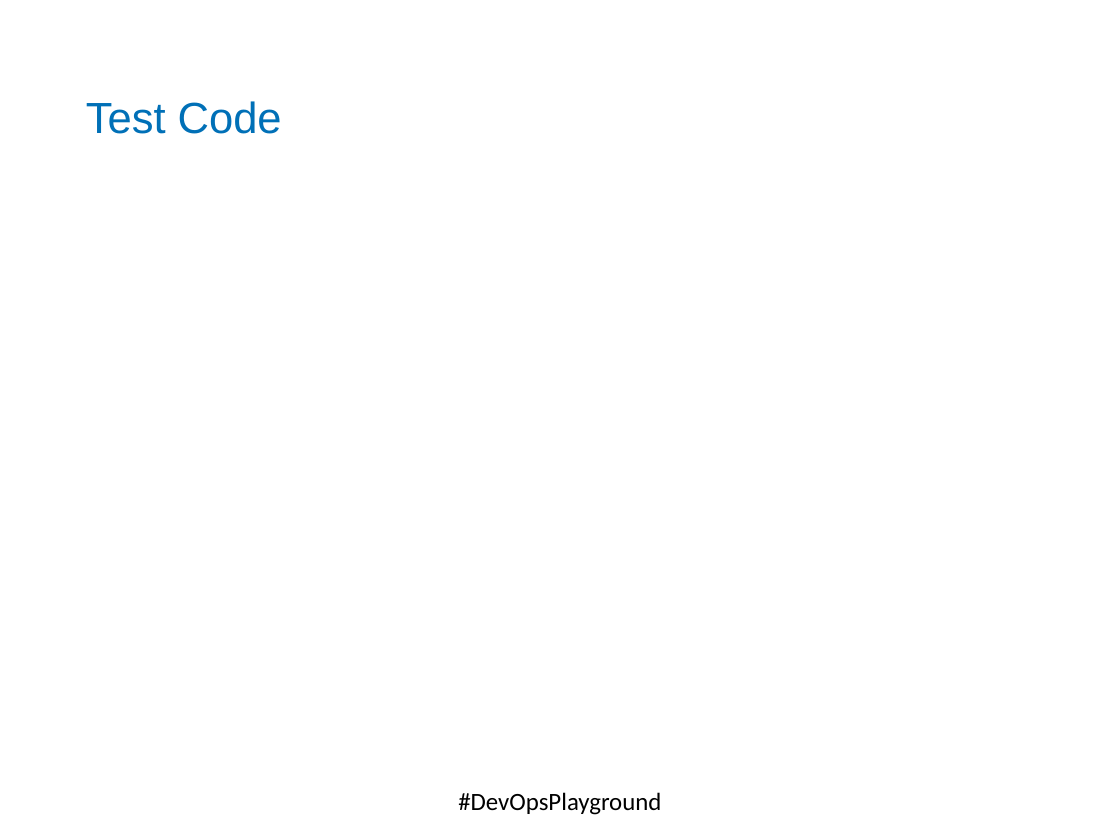
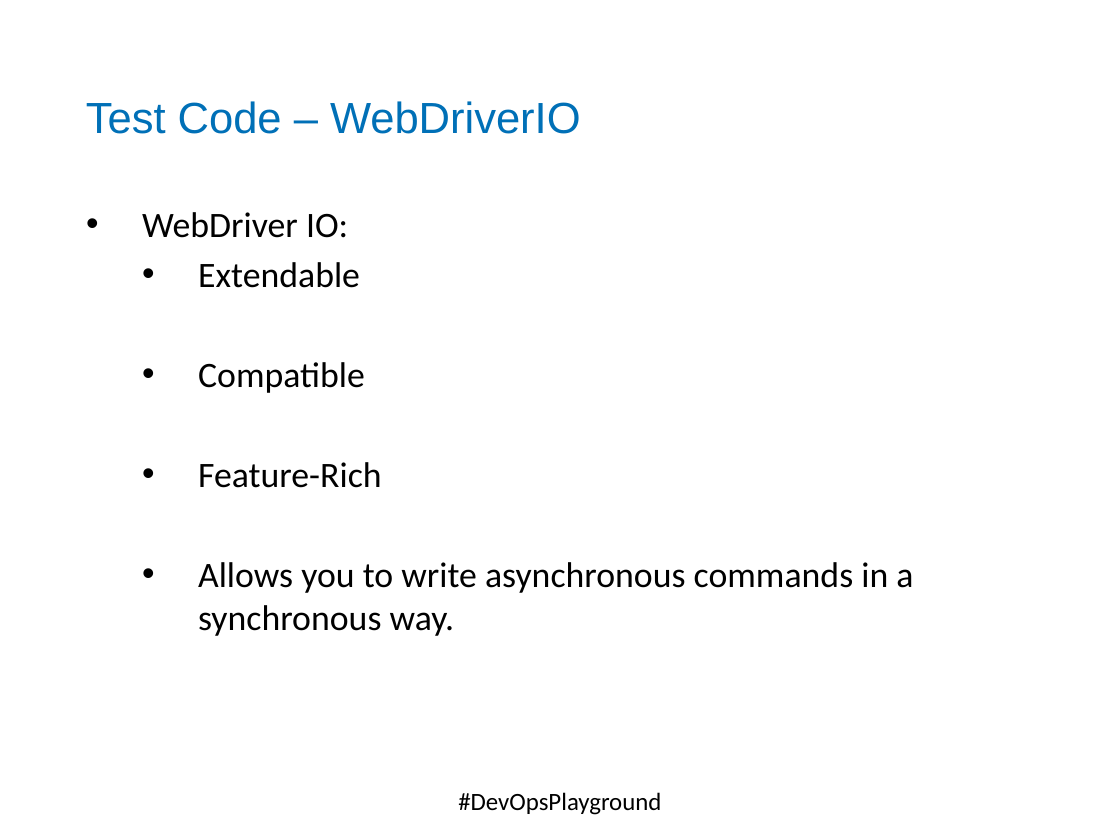
Before and after one commit to DevOpsPlayground/Hands-on-with-Continuous-Testing-using-Jenkins-and-Zalenium, a slide deck: slide 14 of ZaleniumJenkins.pptx (slide 7 before the commit). Drawn at 1120x840 pixels with LibreOffice and Linux fonts; fonts in the diff are those of the drawing; background and template pictures are left out. Boxes give left, top, right and bottom in pixels: in the first picture for what was removed or moved away, otherwise in the second. Text is boxed around its words. In the diff, an @@ line names an element or a change of style, - is before the commit and + after.

```diff
--- a/ZaleniumJenkins.pptx
+++ b/ZaleniumJenkins.pptx
@@ text at (86, 101, 581, 134): text changed @@
-Test Code
+Test Code – WebDriverIO
@@ text added at (142, 212, 913, 636), 23 pt, text #000000 @@
+• WebDriver IO:
+  • Extendable
+  • Compatible
+  • Feature-Rich
+  • Allows you to write asynchronous commands in a synchronous way.
```
Also in this commit, not shown: 2 other slides changed, 4 slides added, 1 other file.
